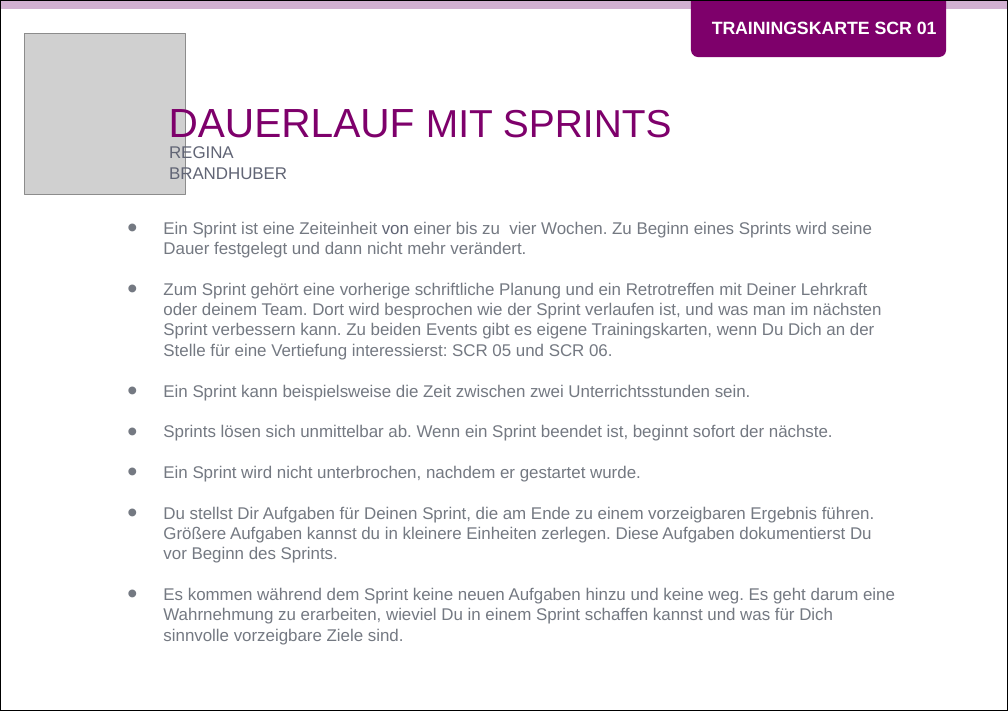
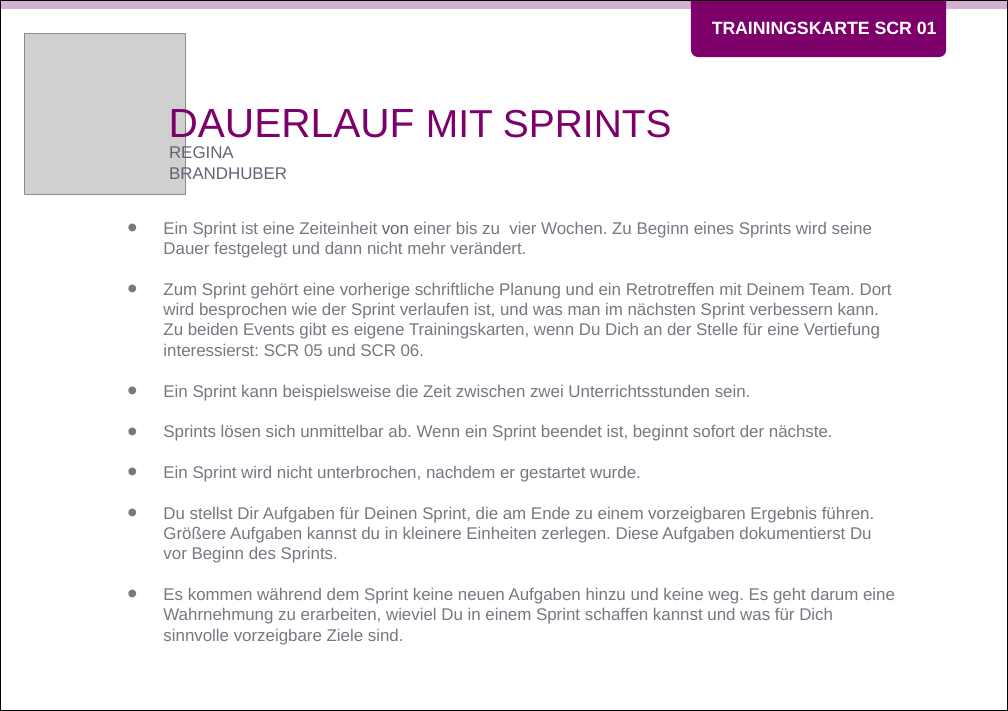
Before and after one commit to Teamtool/training-materials, a slide deck: slide 1 of training-cards/music moves/Scrum (SCR)/ger/apprentice/ger_SCR_01_Dauerlauf_mit_Sprints_MM_A.pptx. Drawn at 1008x711 pixels with LibreOffice and Linux fonts; fonts in the diff are those of the drawing; grey boxes stand for pictures. Boxes give left, top, right and bottom in pixels: in the first picture for what was removed or moved away, otherwise in the second. Text is boxed around its words. In the diff, an @@ line names an element or a change of style, - is before the commit and + after.

Commit message:
SCR 01 Dauerlauf mit Sprints
Rechtschreibfehler

```diff
--- a/training-cards/music moves/Scrum (SCR)/ger/apprentice/ger_SCR_01_Dauerlauf_mit_Sprints_MM_A.pptx
+++ b/training-cards/music moves/Scrum (SCR)/ger/apprentice/ger_SCR_01_Dauerlauf_mit_Sprints_MM_A.pptx
@@ text in rectangle at <box>163,283,892,356</box>: text changed @@
-• Zum Sprint gehört eine vorherige schriftliche Planung und ein Retrotreffen mit Deiner Lehrkraft oder deinem Team. Dort wird besprochen wie der Sprint verlaufen ist, und was man im nächsten Sprint verbessern kann. Zu beiden Events gibt es eigene Trainingskarten, wenn Du Dich an der Stelle für eine Vertiefung interessierst: SCR 05 und SCR 06.
+• Zum Sprint gehört eine vorherige schriftliche Planung und ein Retrotreffen mit Deinem Team. Dort wird besprochen wie der Sprint verlaufen ist, und was man im nächsten Sprint verbessern kann. Zu beiden Events gibt es eigene Trainingskarten, wenn Du Dich an der Stelle für eine Vertiefung interessierst: SCR 05 und SCR 06.
```
Also in this commit, not shown: 1 other slide changed, 1 other file.
